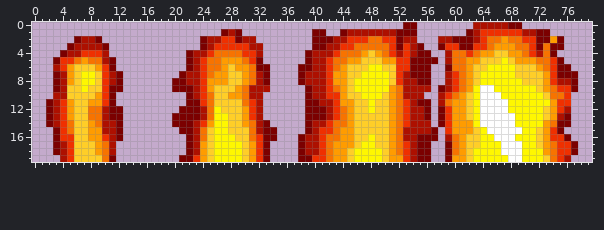
Sprite sheet -- res/drawable-mdpi/explosion_top.png. Above is the file before it was changed.
The file is 80x20 pixels.
And afterwards:
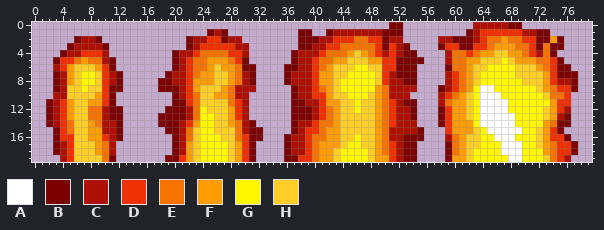
Palette (. is transparent): A #ffffff  B #7b0000  C #ad1000  D #ef3000  E #f77300  F #ff9c00  G #fff700  H #ffce28
The exact change:
y 0: x 51..54 ..BB -> BB..
y 1: x 25..26 .. -> BC; x 28..29 CB -> ..; x 38..44 ..BB..B -> BB..BCC; x 50..51 CC -> BB; x 53..54 BB -> ..
y 2: x 22..31 ..BCCDDBCC -> BCCDDBCC..; x 38..39 .. -> BB; x 41..44 BBCC -> CCDD; x 46..54 DDEEDDBCC -> EEDDBCC..
y 3: x 22..25 ..BC -> BCDD; x 29..32 DDCC -> CC..; x 38..45 ..BBCCDD -> BBCCDDEE; x 49..50 EE -> DB; x 52..55 BDCB -> CB..
y 4: x 20..25 ..BCCD -> BCCDEE; x 28..32 EEDDC -> DDC..; x 37..39 ..B -> BCC; x 41..43 CCD -> DEE; x 45..46 EE -> FH; x 48..50 HFE -> EDC; x 53..56 DCBB -> BB..
y 5: x 20..26 ..BCDEE -> BCDEEFF; x 28..32 FFEDB -> EDB..; x 37..46 ..BCCDEEFF -> BCCDEEFFHH; x 48..53 HHFFDD -> FFDDBB; x 56..57 BB -> ..
y 6: x 20..26 ..BCDEE -> BCDEEFH; x 28..33 HFFEBB -> FEBB..; x 36..44 ..BBCCDEF -> BBCCDEFHH; x 46..53 HHGGHHDD -> GGHHDDBB; x 55..56 BB -> ..
y 7: x 19..33 ..BCCDEFFHHFECB -> BCCDEFFHHFECB..; x 36..38 ..B -> BCC; x 40..46 CCDFFHH -> DFFHHGG; x 49..53 GGHDC -> HDCBB; x 55..56 BB -> ..
y 8: x 18..24 ..BBCCD -> BBCCDFF; x 26..33 FFHHFECB -> HHFECB..; x 36..38 ..B -> BCC; x 40..45 CCDFFH -> DFFHGG; x 49..56 GGHDCCBB -> HDCCBB..
y 9: x 18..19 .. -> BB; x 21..25 BBCDF -> CDFHH; x 27..30 HHFE -> FECC; x 32..33 CC -> ..; x 37..45 ..BCCDEFH -> BCCDEFHGG; x 49..52 GGFE -> FECC; x 55..56 CC -> ..
y 10: x 20..32 ..BCDEHHFFECC -> BCDEHHFFECC..; x 37..46 ..BCCDDFHH -> BCCDDFHHGG; x 48..52 GGHFE -> HFECC; x 54..55 CC -> ..
y 11: x 20..25 ..BBDE -> BBDEHH; x 28..32 HHEDC -> EDC..; x 37..46 ..BBCCDFFH -> BBCCDFFHHG; x 48..56 GHHFEDCBB -> HFEDCBB..
y 12: x 19..20 .. -> BB; x 22..26 BBCEG -> CEGHH; x 28..32 HHFDC -> FDC..; x 37..38 .. -> BB; x 40..46 BBCDEFH -> CDEFHHG; x 48..56 GHHFEDCCB -> HFEDCCB..
y 13: x 18..19 .. -> BB; x 22..32 BBCEGGHHFDC -> CEGGHHFDC..; x 37..38 .. -> BB; x 40..45 BBCDEF -> CDEFHH; x 49..56 HHFEDCCB -> FEDCCB..
y 14: x 18..19 .. -> BB; x 21..33 BBCDFGGHHFECB -> CDFGGHHFECB..; x 37..45 ..BCCDEEF -> BCCDEEFHH; x 49..53 HHFED -> FEDCC; x 55..56 CC -> ..
y 15: x 19..27 ..BBCEHGG -> BBCEHGGHH; x 29..34 HHECBB -> ECBB..; x 37..45 ..BCDDEFF -> BCDDEFFHH; x 49..52 HHFE -> FECC; x 55..57 CCB -> B..
y 16: x 20..25 ..BCEH -> BCEHGG; x 27..34 GGHHEDBB -> HHEDBB..; x 36..46 ..BCCDEEFFH -> BCCDEEFFHHG; x 48..54 GHHFECC -> HFECCBB; x 56..57 BB -> ..
y 17: x 20..25 ..BCFH -> BCFHGG; x 28..33 GGHFDB -> HFDB..; x 36..42 ..BCCDE -> BCCDEFF; x 44..56 FFHGGHHFEDCBB -> HGGHHFEDCBB..
y 18: x 20..25 ..BCFH -> BCFHGG; x 28..33 GGHFDB -> HFDB..; x 36..45 ..BCCDEFFH -> BCCDEFFHGG; x 48..56 GGHFEDCBB -> HFEDCBB..
y 19: x 19..25 ..BBDFH -> BBDFHGG; x 28..33 GGHFDB -> HFDB..; x 36..45 ..BBDDEFFH -> BBDDEFFHGG; x 48..56 GGHFFDCBB -> HFFDCBB..
Pixel boxes of the changes (left, top, right, bottom) in both pictures:
changed: (158, 22, 438, 162)
